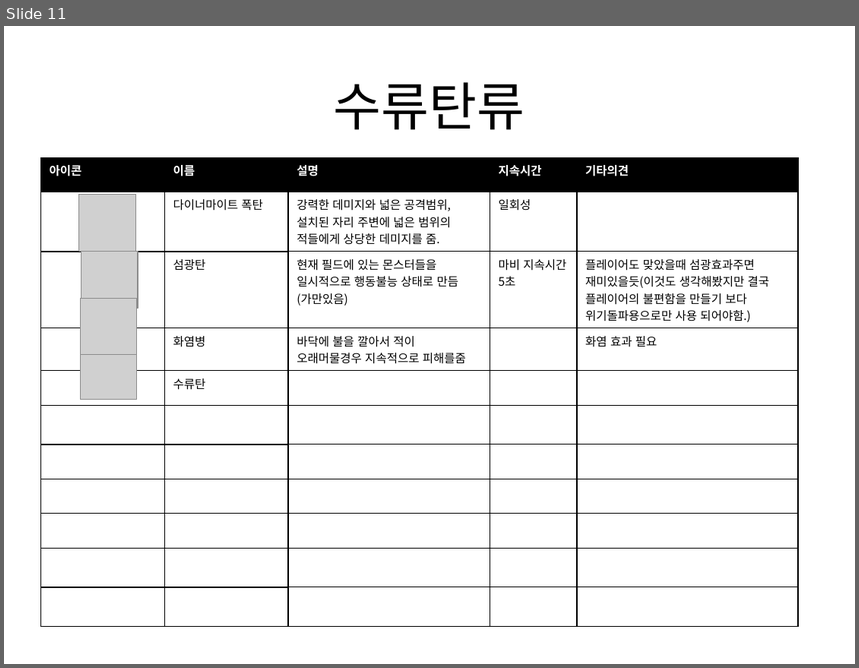
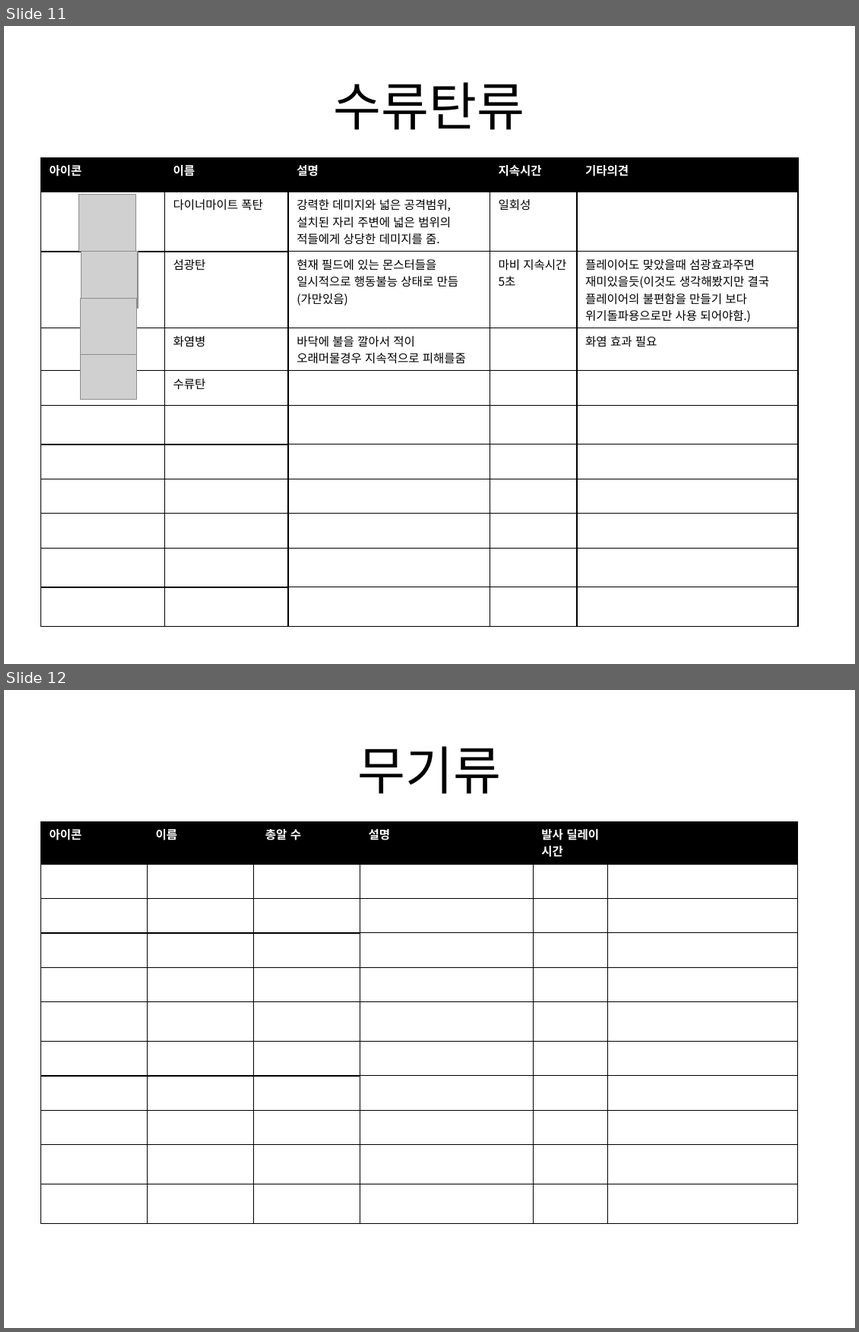
Before and after one commit to gkdlgndpdu/EscapeJail, a slide deck: EscapeJail/Assets/기획/스테이지1기획.pptx. Shown one above the other, each under a label of ours: slide 11 before the commit, slides 11 and 12 after it. The pictures are 859x668 and 859x1332 pixels, drawn with LibreOffice and Linux fonts; fonts in the diff are those of the drawing; grey boxes stand for pictures. Boxes give left, top, right and bottom in pixels: in the first picture for what was removed or moved away, otherwise in the second. Text is boxed around its words. In the diff, an @@ line names an element or a change of style, - is before the commit and + after.

Commit message:
무기 기획표 추가

```diff
--- a/EscapeJail/Assets/기획/스테이지1기획.pptx
+++ b/EscapeJail/Assets/기획/스테이지1기획.pptx
@@ slide 12 added at [4, 690, 855, 1328], background #FFFFFF @@
@@ title added at [357, 746, 501, 794], 44 pt, text #000000 @@
+무기류
@@ table added at [40, 822, 798, 1204], 11 rows, 6 columns @@
+아이콘 | 이름 | 총알 수 | 설명 | 발사 딜레이 시간 | 
+ |  |  |  |  | 
+ |  |  |  |  | 
+ |  |  |  |  | 
+ |  |  |  |  | 
+ |  |  |  |  | 
+ |  |  |  |  | 
+ |  |  |  |  | 
+ |  |  |  |  | 
+ |  |  |  |  | 
+ |  |  |  |  | 
```
